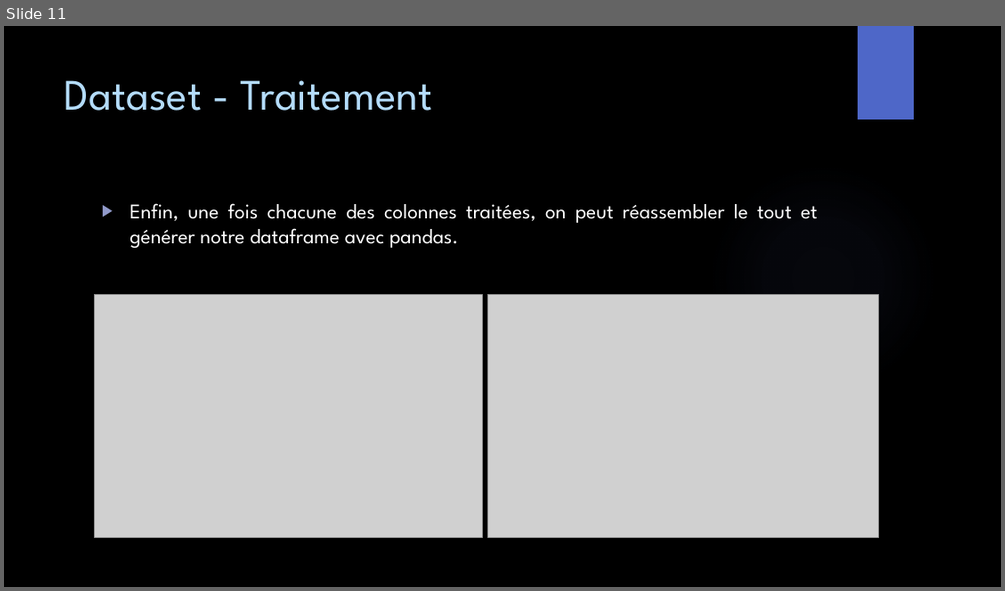
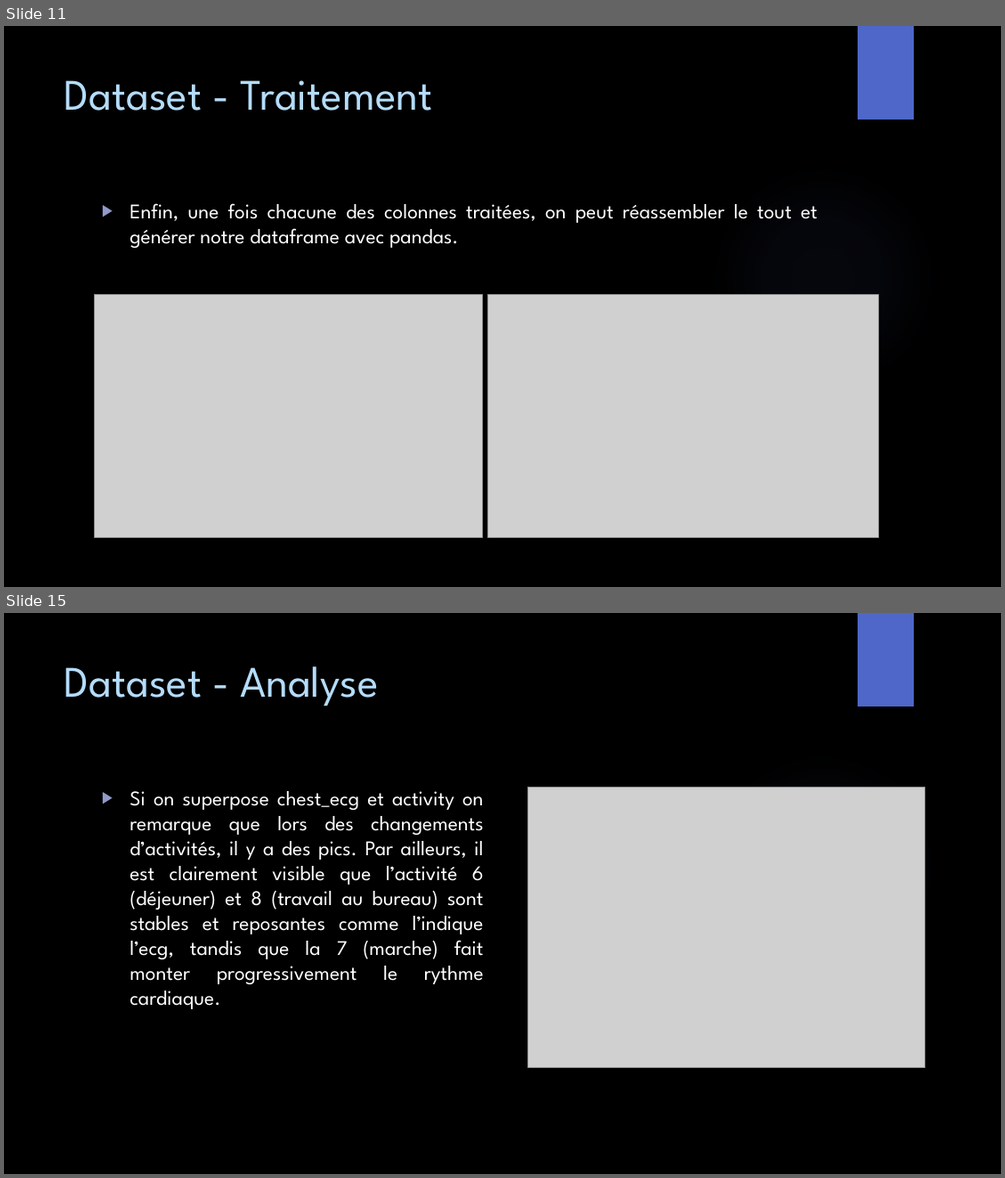
Before and after one commit to GailletLouis/Python_for_data_analysis, a slide deck: presentation.pptx. Shown one above the other, each under a label of ours: slide 11 before the commit, slides 11 and 15 after it; the slides between them are not shown. The pictures are 1005x591 and 1005x1178 pixels, drawn with LibreOffice and Linux fonts; fonts in the diff are those of the drawing; grey boxes stand for pictures; background and template pictures are left out. Boxes give left, top, right and bottom in pixels: in the first picture for what was removed or moved away, otherwise in the second. Text is boxed around its words. In the diff, an @@ line names an element or a change of style, - is before the commit and + after.

```diff
--- a/presentation.pptx
+++ b/presentation.pptx
@@ slide 15 added at box(4, 613, 1001, 1174), background picture (left out); not listed: 2 template elements that a slide beside it also shows @@
@@ title added at box(65, 666, 378, 706), 42 pt, text #B4DCFA @@
+Dataset - Analyse
@@ text added at box(129, 791, 484, 1009), 20 pt, text #FFFFFF @@
+▶ Si on superpose chest_ecg et activity on remarque que lors des changements d’activités, il y a des pics. Par ailleurs, il est clairement visible que l’activité 6 (déjeuner) et 8 (travail au bureau) sont stables et reposantes comme l’indique l’ecg, tandis que la 7 (marche) fait monter progressivement le rythme cardiaque.
@@ picture added at box(528, 787, 925, 1068) @@
```
Also in this commit, not shown: 2 slides changed, 5 other slides added, 1 other file.
